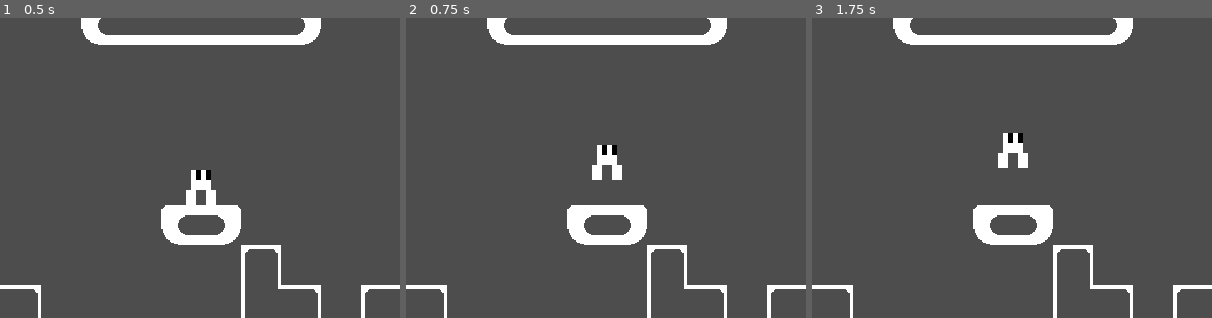
Above: before the commit, frames 1-3 (left to right).
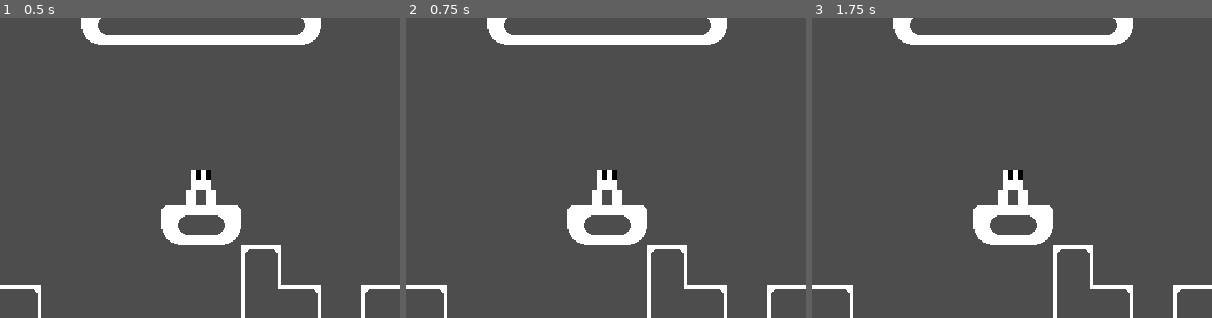
Above: after the commit, the same moments.

Repository: OctoPokto/Jum-Kin
Game: Godot game, scene res://Scenes/world.tscn
Same seed, same stepped clock (60 frames per second), same inputs: the game is played once before the commit and once after it.
Inputs (mouse positions are % of the whole screen's width and height, from its top left):
- Up to frame 1 (0.5 s): no input
- Up to frame 2 (0.75 s): tap Enter (ui_accept) at 0.5 s; move the mouse to (72, 45) at 0.52 s; hold Right (arrow_right) from 0.53 s (still down); click (72, 45) at 0.67 s
- Up to frame 3 (1.75 s): keep holding Right (arrow_right); tap Enter (ui_accept) at 0.77, 1.52 s; move the mouse to (30, 55) at 1.27 s
The pictures show only the part of the screen within x 25-75%, y 16-66%; the shares and areas given below are measured in that part.

Frame 1 is identical in both runs. In frame 2, 1.0% of the frame differs, in the area x 46-54%, y 42-63%; in frame 3, 1.2%, in the area x 46-54%, y 38-63%.

Commit message:
Tested raycasting
Added a raycast to the floor check instead of my janky are you colliding with anything system. But now the gravity is being weird when I use the velocity code instead of move and collide

Diff:
--- a/Scenes/Player.tscn
+++ b/Scenes/Player.tscn
@@ -103,6 +103,7 @@
 size = Vector2(12, 14)
 
 [node name="Player" type="CharacterBody2D"]
+collision_mask = 3
 floor_constant_speed = true
 script = ExtResource("1_yoija")
 
--- a/Scripts/PlayerMovement.gd
+++ b/Scripts/PlayerMovement.gd
@@ -9,14 +9,13 @@
 # Get the gravity from the project settings to be synced with RigidBody nodes.
 var gravity = ProjectSettings.get_setting("physics/2d/default_gravity")
 
-
 func _physics_process(delta):
-	velocity.y += gravity #Gravity applied every frame
+	move_and_collide(Vector2(0,gravity*delta)) #Gravity applied every frame
+	#velocity.y += gravity #something is funky here. m&c works fine, but this suddenly doesn't work
 	floor_check(delta)
 	print(floor_check(delta))
 	handle_movement(delta)
 	handle_jump(delta)
-
 
 func handle_jump(delta):
 	#if Input.is_action_pressed("ui_accept"):
@@ -41,12 +40,15 @@
 
 	move_and_collide(velocity * delta)
 func floor_check(delta):
-	var floor_check = move_and_collide(velocity*delta)
-	if floor_check:
+	var space_state = get_world_2d().direct_space_state
+	var query = PhysicsRayQueryParameters2D.create(Vector2(0,0), Vector2(0,0.1))
+	query.exclude=[self]
+	var result = space_state.intersect_ray(query)
+	#var floor_check = move_and_collide(velocity*delta)
+	if query:
 		return true
 	else:
 		return false
 
-
 func _on_input_event(viewport, event, shape_idx):
 	pass
